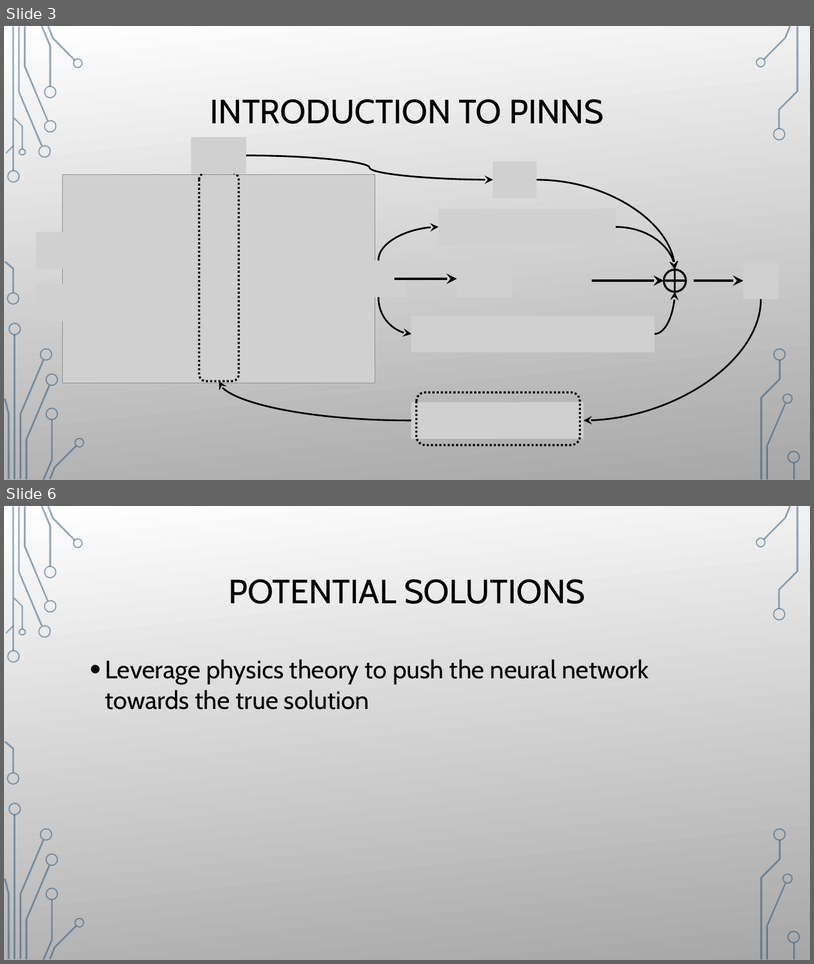
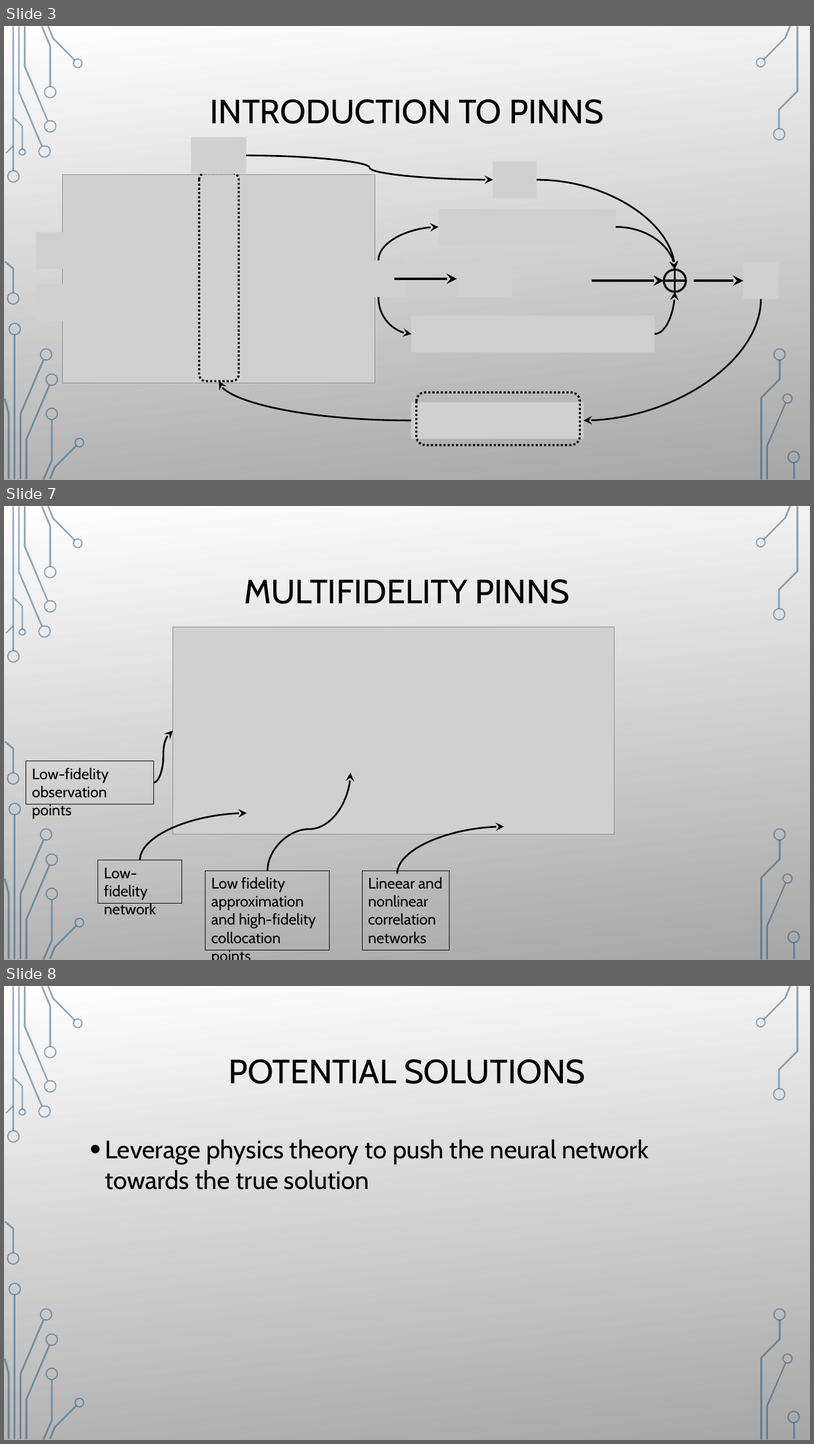
Before and after one commit to damienbeecroft/pnnl_research, a slide deck: MFFBPINNs.pptx. Shown one above the other, each under a label of ours: slides 3 and 6 before the commit, slides 3, 7 and 8 after it; the slides between them are not shown. The pictures are 814x964 and 814x1444 pixels, drawn with LibreOffice and Linux fonts; fonts in the diff are those of the drawing; grey boxes stand for pictures; background and template pictures are left out. Boxes give left, top, right and bottom in pixels: in the first picture for what was removed or moved away, otherwise in the second. Text is boxed around its words. In the diff, an @@ line names an element or a change of style, - is before the commit and + after.

```diff
--- a/MFFBPINNs.pptx
+++ b/MFFBPINNs.pptx
@@ slide 7 added at box(4, 506, 810, 960), background picture (left out); not listed: 36 template elements that a slide beside it also shows @@
@@ rectangle added at box(4, 506, 810, 960), fill gradient #FFFFFF to #A7A7A7 @@
@@ title added at box(244, 579, 570, 604), 40 pt, text #000000 @@
+MULTIFIDELITY PINNS
@@ picture added at box(173, 627, 615, 834) @@
@@ curved arrow added from (154, 783) to (173, 730), #000000 2 pt @@
@@ rectangle added at box(26, 761, 154, 804), outline #000000 0.75 pt, 18 pt, text #000000 @@
+Low-fidelity observation points
@@ curved arrow added from (268, 871) to (351, 773), #000000 2 pt @@
@@ curved arrow added from (140, 860) to (246, 813), #000000 2 pt @@
@@ curved arrow added from (397, 874) to (504, 826), #000000 2 pt @@
@@ rectangle added at box(98, 860, 182, 903), outline #000000 0.75 pt, 18 pt, text #000000 @@
+Low-fidelity network
@@ rectangle added at box(206, 871, 330, 950), outline #000000 0.75 pt, 18 pt, text #000000 @@
+Low fidelity approximation and high-fidelity collocation points
@@ rectangle added at box(362, 871, 450, 950), outline #000000 0.75 pt, 18 pt, text #000000 @@
+Lineear and nonlinear correlation networks
@@ group added at box(4, 506, 84, 960): 24 freeform shapes, 2 rectangles @@
@@ group added at box(756, 506, 801, 959): 9 freeform shapes, 1 rectangle @@
@@ what was slide 6 is now slide 8 @@
```
Also in this commit, not shown: 2 slides changed, 1 other slide added.
